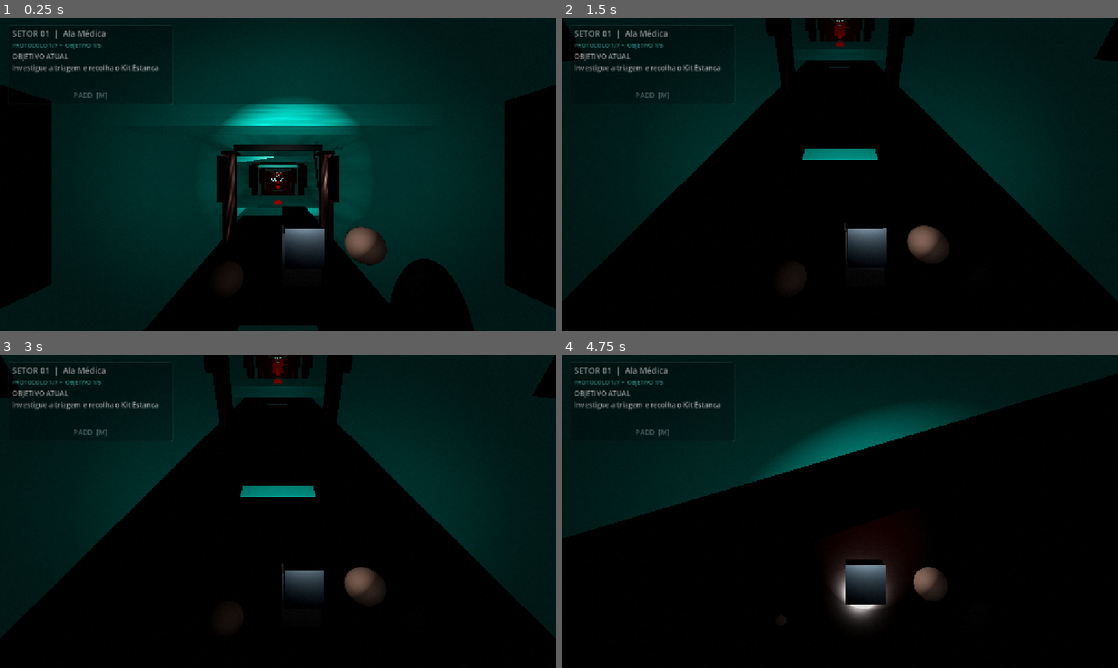
Above: before the commit, frames 1-4 (two rows, left to right).
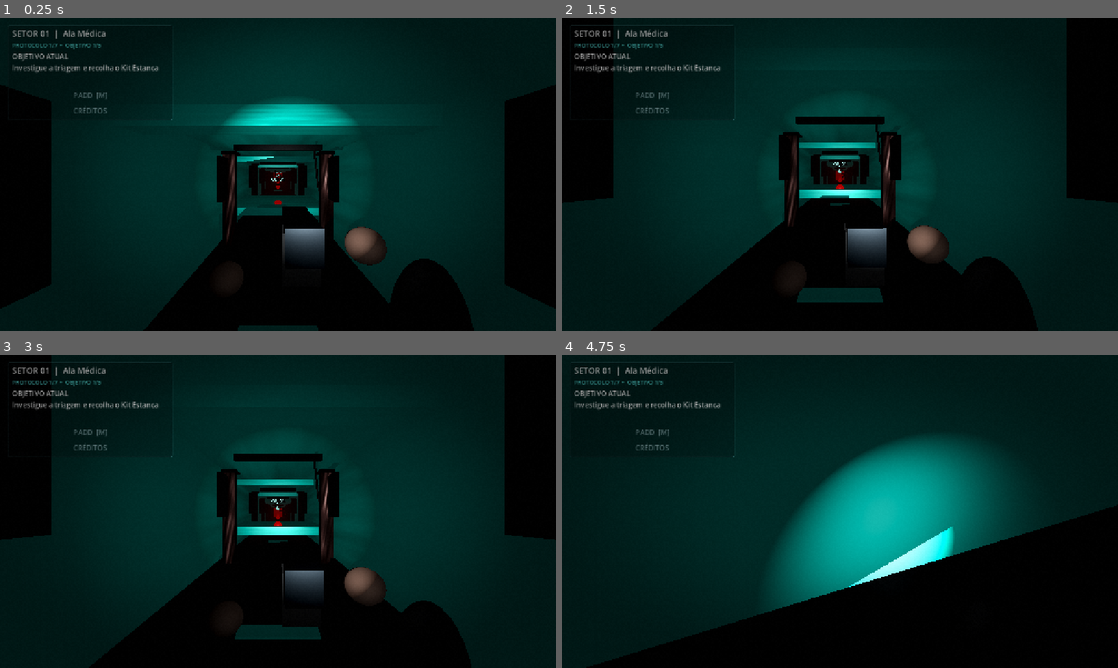
Above: after the commit, the same moments.

Repository: Dracko8891/NEWBORN
Game: Godot game, scene res://scenes/main.tscn
Same seed, same stepped clock (60 frames per second), same inputs: the game is played once before the commit and once after it.
Inputs (mouse positions are in pixels of both pictures, inside the frame that each line leads up to):
- Up to frame 1 (0.25 s): no input
- Up to frame 2 (1.5 s): click (650, 111) at 0.5 s, where only the run after the commit has a clickable "CRÉDITOS"; click (840, 290) at 1.25 s, where only the run after the commit has a clickable "OK"
- Up to frame 3 (3 s): click "PADD [M]" at 2 s; click "FECHAR [M]" at 2.75 s
- Up to frame 4 (4.75 s): tap Enter at 3.5 s; move the mouse to (867, 511) at 3.52 s; hold C (crouch) 3.53-4.28 s; hold W (move_forward) from 3.53 s (still down); click (867, 511) at 3.67 s; move the mouse to (812, 511) at 4.27 s; tap X (dynamo) at 4.35 s

The runs differ from the first frame. In frame 1, less than 0.1% of the frame differs, in the area x 13-31%, y 27-33%; in frame 2, 33%; in frame 3, 33%; in frame 4, 41%, in the area x 0-100%, y 6-100%.
Error in both runs: Invalid assignment of property or key 'draw_pass_1' with value of type 'QuadMesh' on a base object of type 'CPUParticles3D'. (res://systems/horror_atmosphere.g…

Commit message:
Add individual creator credits and harden visual regression checks

Diff:
--- a/scripts/campaign_hud.gd
+++ b/scripts/campaign_hud.gd
@@ -65,6 +65,12 @@
 	map_button.modulate = Color(0.68, 0.82, 0.84, 0.72)
 	map_button.pressed.connect(_toggle_map)
 	column.add_child(map_button)
+	var credits_button := Button.new()
+	credits_button.text = "CRÉDITOS"
+	credits_button.flat = true
+	credits_button.modulate = Color(0.68, 0.82, 0.84, 0.72)
+	credits_button.pressed.connect(_show_credits)
+	column.add_child(credits_button)
 
 func _refresh_current() -> void:
 	var chapter := GameState.chapter
@@ -112,3 +118,11 @@
 func _toggle_map() -> void:
 	if holographic_map != null and holographic_map.has_method("toggle_map"):
 		holographic_map.toggle_map()
+
+func _show_credits() -> void:
+	var dialog := AcceptDialog.new()
+	dialog.title = "CRÉDITOS — PROTOCOLO NEWBORN"
+	dialog.dialog_text = "IDEIA ORIGINAL: Nycollas Gabriel\n\nCRIAÇÃO: Damião Bruno\nDIREÇÃO CRIATIVA: Damião Bruno\nROTEIRO: Damião Bruno\nNARRAÇÃO: Damião Bruno\nVOZES: Damião Bruno\nATUAÇÃO: Damião Bruno\nPERSONAGENS: Damião Bruno\nCONCEPÇÃO DO NEWBORN: Damião Bruno\nDIREÇÃO DE ARTE: Damião Bruno\nDIREÇÃO VISUAL: Damião Bruno\nDESIGN DE AMBIENTES: Damião Bruno\nDESIGN DE FASES: Damião Bruno\nDESIGN DE GAMEPLAY: Damião Bruno\nDESIGN DE PUZZLES: Damião Bruno\nPROGRAMAÇÃO E INTEGRAÇÃO: Damião Bruno\nPRODUÇÃO: Damião Bruno\n\nRECURSOS DE TERCEIROS: conforme créditos e licenças dos respectivos autores."
+	dialog.min_size = Vector2i(560, 560)
+	add_child(dialog)
+	dialog.popup_centered()
--- a/systems/horror_atmosphere.gd
+++ b/systems/horror_atmosphere.gd
@@ -126,12 +126,12 @@
 	if not is_instance_valid(_player) or not is_instance_valid(_camera):
 		return
 	_time += delta
-	if is_instance_valid(_dust):
+	if is_instance_valid(_dust) and _dust.is_inside_tree() and _camera.is_inside_tree():
 		_dust.global_position = _camera.global_position + -_camera.global_basis.z * 3.0
 		_dust.emitting = _flashlight != null and _flashlight.visible
 	var enemy_distance := 100.0
 	var hunting := false
-	if is_instance_valid(_enemy):
+	if is_instance_valid(_enemy) and _enemy.is_inside_tree() and _player.is_inside_tree():
 		enemy_distance = _player.global_position.distance_to(_enemy.global_position)
 		var state_value: Variant = _enemy.get("state")
 		hunting = state_value != null and int(state_value) in [2, 3, 5]
--- a/tests/global_visual_pass_test.gd
+++ b/tests/global_visual_pass_test.gd
@@ -24,7 +24,7 @@
 		var player := level.get_node_or_null("Player")
 		assert(player != null, "Player must spawn in each chapter")
 		var camera := player.get_node_or_null("Head/Camera3D") as Camera3D
-		assert(camera != null and is_equal_approx(camera.fov, 64.0), "Default camera FOV must be 64 degrees")
+		assert(camera != null and is_equal_approx(camera.fov, 70.0), "Default camera FOV must be 70 degrees")
 		var pbr_script := load("res://systems/horror_visual_director.gd")
 		var material := pbr_script.material_for(chapter, "wall") as StandardMaterial3D
 		assert(material.normal_texture != null and material.roughness_texture != null, "PBR maps must exist in every chapter")
Not shown, added: CREDITOS.md
